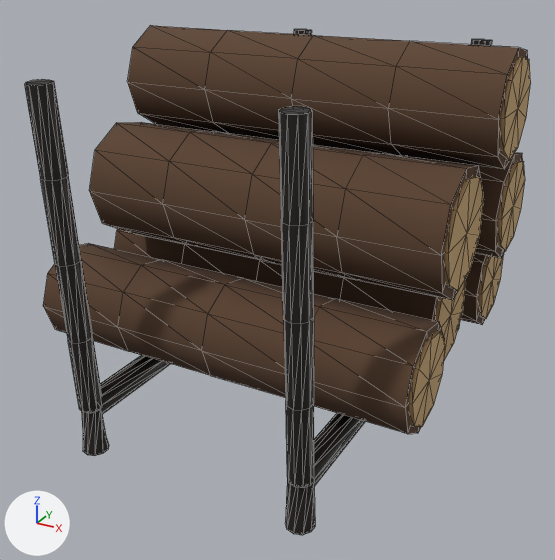
What one commit did to the glTF model assets/models/fp-logs.gltf.
Rendered twice from a camera (50 mm lens) standing at (0.215, -0.418, 0.282) and looking at (-0.005, -0.019, 0.083). Lighting does not change. The marker at lower left points along +X, +Y and +Z. The picture after the commit comes second. Mesh edges are drawn as thin lines. Vertices at exactly the same position are counted once.

The older version as bpy lines, for what is in view:
```python
me_model = bpy.data.meshes.new('model')
me_model.from_pydata(...)  # 862 vertices, 1628 faces; spans x -0.131..0.129, y -0.147..0.147, z 0.0..0.234
# faces by material slot: [540, 432, 656]
me_model.materials.append(mat_bark)
me_model.materials.append(mat_end_grain)
me_model.materials.append(mat_iron)
ob_model = bpy.data.objects.new('model', me_model)
ob_model.location = (0.0, 0.0, 0.0)
```
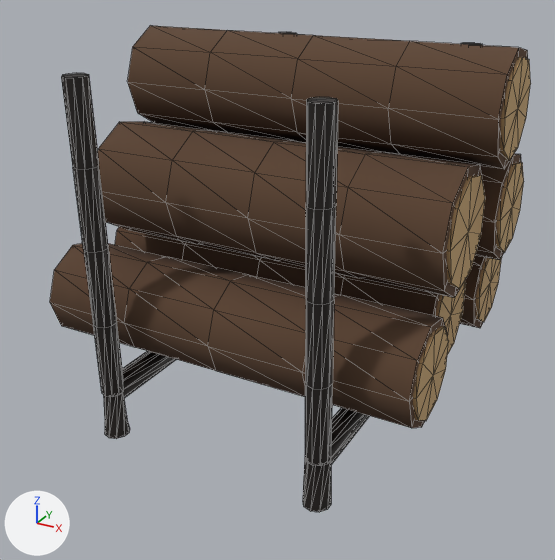
Pixel boxes [x1, y1, x2, y2] of what changed, in the pictures (555 x 560 px; the box of a moved part takes in the faces that stretch with it):
'model', reshaped
    before: [24, 26, 531, 535]
    after: [50, 26, 531, 512]
part 1 of me_model, moved or reshaped
    before: [461, 254, 488, 325]
    after: [460, 256, 486, 328]
part 2 of me_model, moved or reshaped
    before: [43, 243, 445, 434]
    after: [50, 243, 448, 428]
part 3 of me_model, moved or reshaped
    before: [475, 153, 523, 258]
    after: [475, 154, 522, 260]
part 4 of me_model, moved or reshaped
    before: [89, 122, 483, 300]
    after: [98, 122, 484, 298]
part 5 of me_model, moved or reshaped
    before: [478, 254, 504, 319]
    after: [476, 257, 502, 322]
part 6 of me_model, moved or reshaped
    before: [409, 330, 445, 427]
    after: [413, 326, 449, 421]
part 7 of me_model, moved or reshaped (mostly hidden)
    before: [294, 29, 311, 35]
    after: [279, 32, 297, 34]
part 8 of me_model, moved or reshaped
    before: [24, 80, 102, 413]
    after: [61, 73, 123, 397]
part 9 of me_model, moved or reshaped (mostly hidden)
    before: [471, 39, 492, 46]
    after: [461, 43, 482, 45]
part 10 of me_model, moved or reshaped
    before: [278, 106, 314, 487]
    after: [305, 97, 338, 466]
part 11 of me_model, moved or reshaped
    before: [99, 355, 170, 414]
    after: [121, 351, 176, 398]
part 12 of me_model, moved or reshaped
    before: [81, 405, 109, 456]
    after: [103, 389, 130, 439]
part 13 of me_model, moved or reshaped
    before: [313, 413, 365, 486]
    after: [329, 408, 369, 465]
part 14 of me_model, moved or reshaped
    before: [285, 477, 315, 535]
    after: [303, 456, 331, 512]

Edits to the bpy script that builds the scene:
```text
Change me_model:
    used by ob_model
    remove me_model.from_pydata(...)  # 862 vertices, 1628 faces; spans x -0.131..0.129, y -0.147..0.147, z 0.0..0.234
    add me_model.from_pydata(...)  # 862 vertices, 1628 faces; spans x -0.131..0.129, y -0.122..0.122, z 0.0..0.234
    me_model part 1: the loose piece of 47 vertices spanning x -0.118..0.11, y 0.039..0.103, z 0.04..0.105 is moved by (0.0, -0.006, 0.0)
    me_model part 2: the loose piece of 47 vertices spanning x -0.128..0.114, y -0.103..-0.043, z 0.04..0.102 is moved by (0.0, 0.006, 0.0)
    me_model part 3: the loose piece of 47 vertices spanning x -0.126..0.124, y 0.003..0.067, z 0.105..0.17 is moved by (0.0, -0.003, 0.0)
    me_model part 4: the loose piece of 47 vertices spanning x -0.108..0.116, y -0.073..-0.001, z 0.106..0.178 is moved by (0.0, 0.003, 0.0)
    me_model part 5: the loose piece of 20 vertices spanning x 0.108..0.112, y 0.044..0.098, z 0.045..0.1 is moved by (0.0, -0.006, 0.0)
    me_model part 6: the loose piece of 20 vertices spanning x 0.112..0.116, y -0.098..-0.047, z 0.045..0.097 is moved by (0.0, 0.006, 0.0)
    me_model part 7: the loose piece of 50 vertices spanning x -0.077..-0.063, y 0.123..0.147, z 0.03..0.22 is turned 1.5 degrees about the x axis through its middle, then moved by (0.0, -0.022, 0.0)
    me_model part 8: the loose piece of 50 vertices spanning x -0.077..-0.063, y -0.147..-0.123, z 0.03..0.22 is turned -1.5 degrees about the x axis through its middle, then moved by (0.0, 0.022, 0.0)
    me_model part 9: the loose piece of 50 vertices spanning x 0.063..0.077, y 0.123..0.147, z 0.03..0.22 is turned 1.5 degrees about the x axis through its middle, then moved by (0.0, -0.022, 0.0)
    me_model part 10: the loose piece of 50 vertices spanning x 0.063..0.077, y -0.147..-0.123, z 0.03..0.22 is turned -1.5 degrees about the x axis through its middle, then moved by (0.0, 0.022, 0.0)
    me_model part 11: all 10 vertices in x -0.078..-0.062, y -0.065, z 0.022..0.038 are moved by (0.0, 0.01, 0.0)
    me_model part 12: 20 of the vertices in x -0.078..-0.062, y -0.138..-0.122, z 0.0..0.038 are moved by (0.0, 0.02, 0.0)
    me_model part 13: all 10 vertices in x 0.062..0.078, y -0.065, z 0.022..0.038 are moved by (0.0, 0.01, 0.0)
    me_model part 14: 20 of the vertices in x 0.062..0.078, y -0.138..-0.122, z 0.0..0.038 are moved by (0.0, 0.02, 0.0)
    other edits to the shape of me_model do not show in these pictures
```
